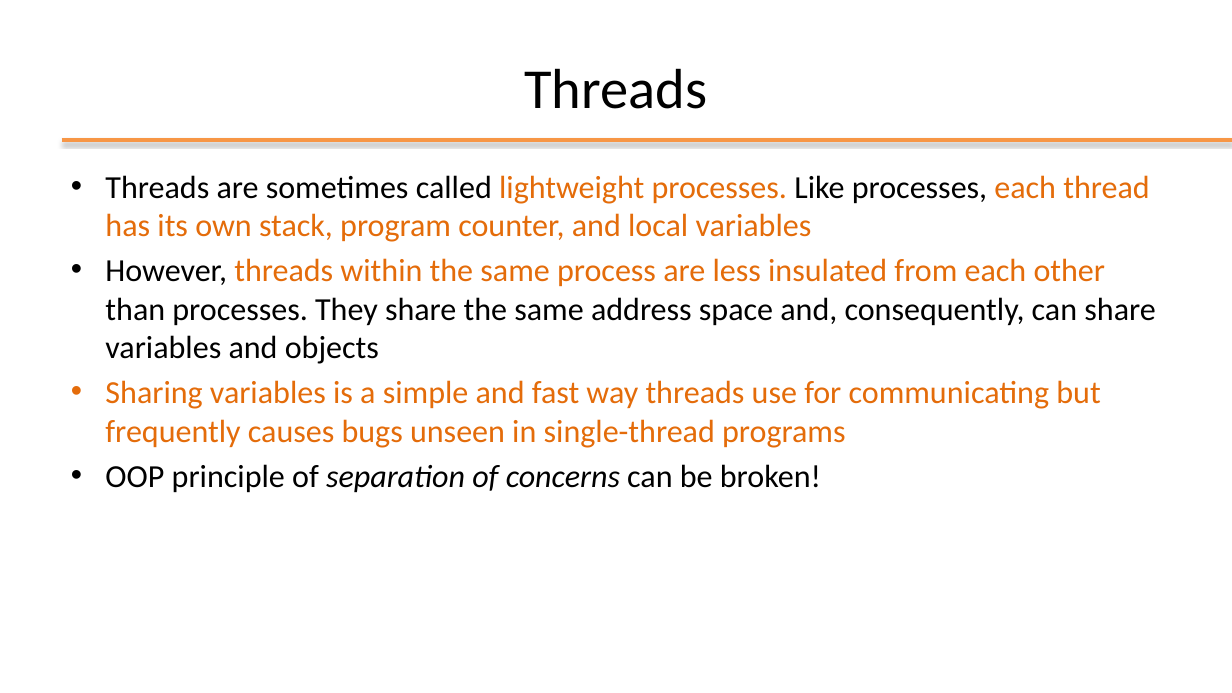
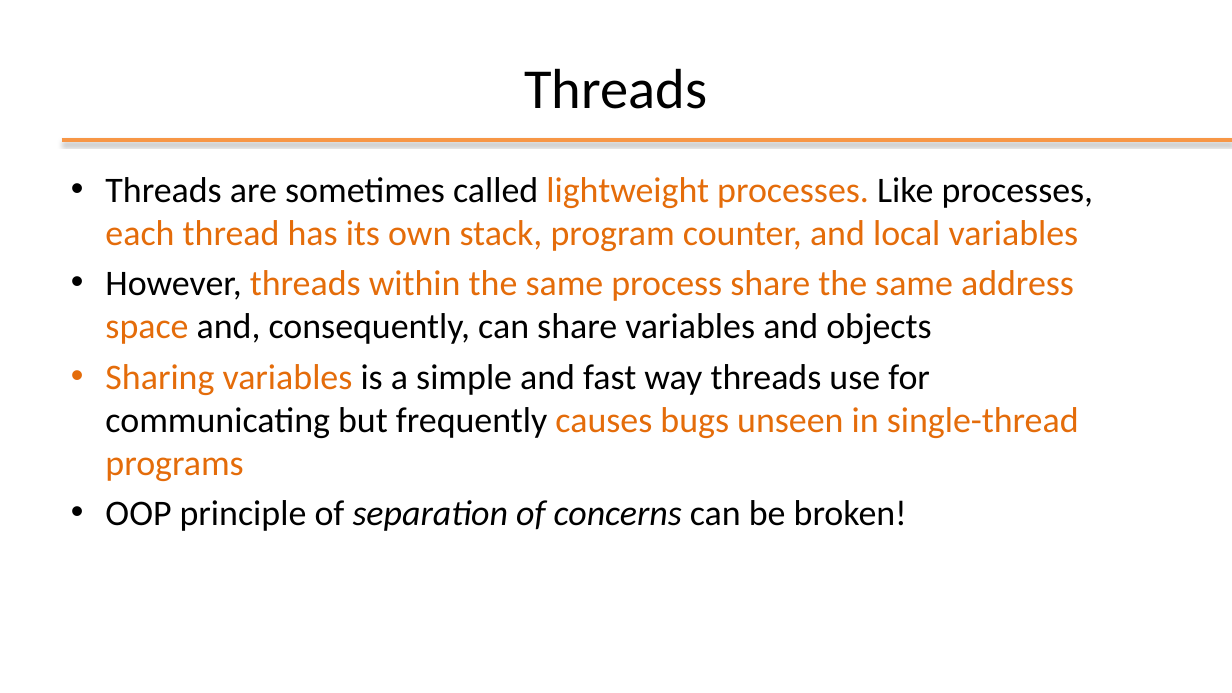
Before and after one commit to plctechnician/ooprogramming, a slide deck: slide 3 of java/slides/ppt/08 - Java Multi-Threading.pptx. Drawn at 1232x693 pixels with LibreOffice and Linux fonts; fonts in the diff are those of the drawing; background and template pictures are left out. Boxes give left, top, right and bottom in pixels: in the first picture for what was removed or moved away, otherwise in the second. Text is boxed around its words. In the diff, an @@ line names an element or a change of style, - is before the commit and + after.

```diff
--- a/java/slides/ppt/08 - Java Multi-Threading.pptx
+++ b/java/slides/ppt/08 - Java Multi-Threading.pptx
@@ text at (x1=105, y1=177, x2=1094, y2=531): size 25 to 28 pt in "Threads are sometimes called lightweight processes. Like ...", "Sharing variables is a simple and fast ...", "OOP principle of separation of concerns can ..."; text colour #E46C0A to #000000 in "is a simple and fast way threads ..." @@
@@ text at (x1=105, y1=270, x2=1074, y2=344): text changed; size 25 to 28 pt @@
-• However, threads within the same process are less insulated from each other than processes. They share the same address space and, consequently, can share variables and objects
+• However, threads within the same process share the same address space and, consequently, can share variables and objects
```
Also in this commit, not shown: 5 other slides changed, 1 slide removed, 15 other files.
